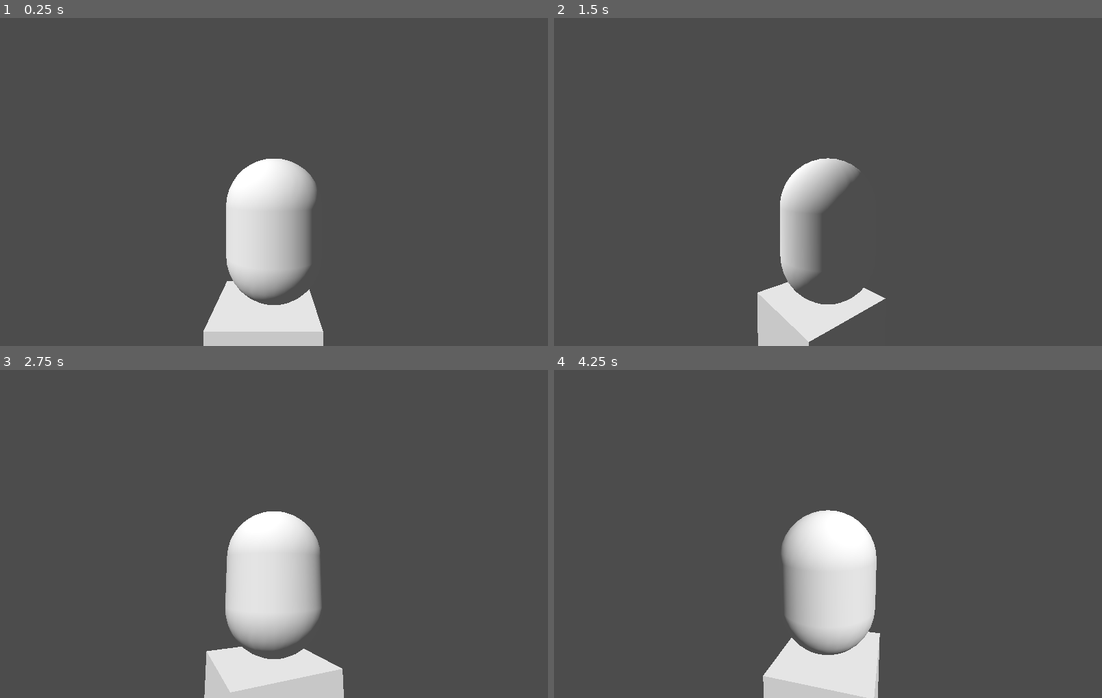
Above: before the commit, frames 1-4 (two rows, left to right).
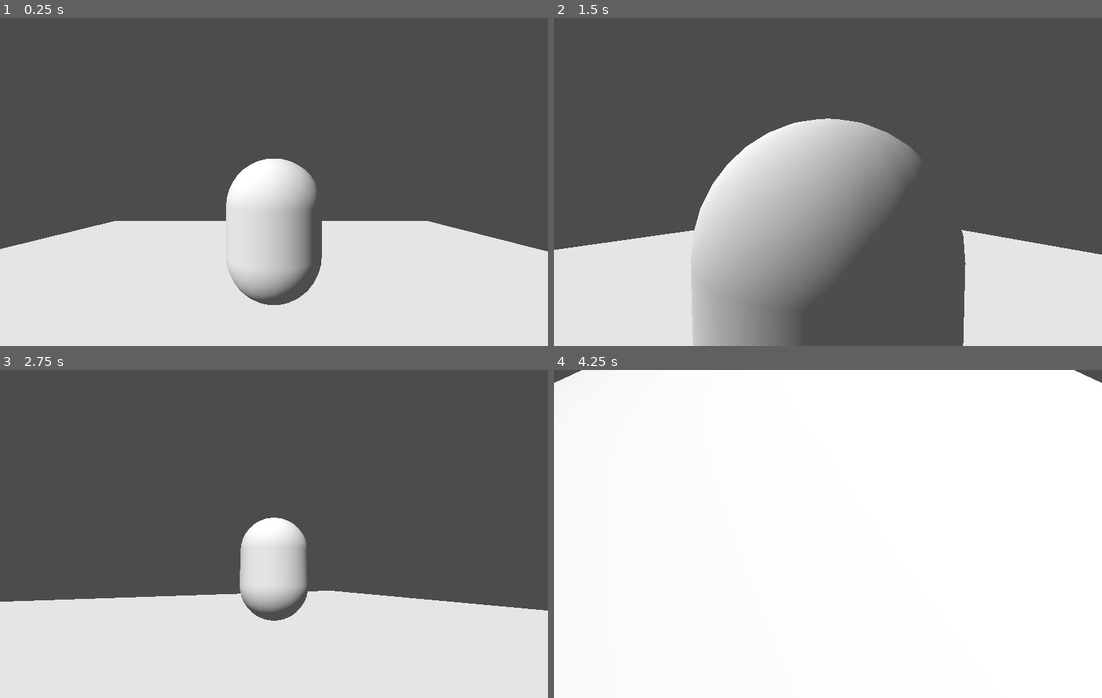
Above: after the commit, the same moments.

Repository: MasterKitten/Kick-Start-Game-Creation
Game: Godot game, scene res://Examples/3D Platformer Example.tscn
The game is run twice, just before and just after one commit, with the same random seed, the same clock (stepped at 60 frames per second) and the same inputs. This scene is started directly instead of the project's main scene.
Inputs (mouse positions are in pixels of both pictures, inside the frame that each line leads up to):
- Up to frame 1 (0.25 s): no input
- Up to frame 2 (1.5 s): tap Enter at 0.5 s; move the mouse to (855, 182) at 0.52 s; hold Shift (Run, bound only after the commit) 0.53-1.28 s; hold Q (Left_Head_Uppercut) from 0.53 s (still down); tap Space (Jump3D, bound only after the commit) at 0.77, 1.07 s; tap Mouse wheel up (Zoom_In, bound only after the commit) at 0.8, 1.35 s; move the mouse to (800, 182) at 1.27 s
- Up to frame 3 (2.75 s): keep holding Q (Left_Head_Uppercut); tap Space (Jump3D, bound only after the commit) at 1.52, 1.82, 2.3 s; tap Mouse wheel down (Zoom_Out, bound only after the commit) at 1.55 s; move the mouse to (284, 527) at 2.02 s; hold Mouse wheel down (Zoom_Out, bound only after the commit) from 2.03 s (still down)
- Up to frame 4 (4.25 s): keep holding Q (Left_Head_Uppercut); move the mouse to (822, 540) at 2.77 s; release Mouse wheel down (Zoom_Out, bound only after the commit) at 2.78 s; tap Space (Jump3D, bound only after the commit) at 2.85, 3.02, 3.32, 3.77, 4.07 s; tap Shift (Run, bound only after the commit) at 3.05 s; move the mouse to (866, 537) at 3.52 s; hold Mouse wheel up (Zoom_In, bound only after the commit) from 3.53 s (still down); click (866, 537) at 3.6 s

The runs differ from the first frame. In frame 1, 30% of the frame differs, in the area x 0-100%, y 61-100%; in frame 2, 34%; in frame 3, 30%; in frame 4, 96%, in the area x 0-100%, y 0-100%.

Commit message:
Bug Fix & Zoom
For 3D Platformer, did a few bug fixes and made a zoom function.

Diff:
--- a/Kick-Start Game Creation/3D Scene/3D Platformer/Script/PlatformerPlayer.gd
+++ b/Kick-Start Game Creation/3D Scene/3D Platformer/Script/PlatformerPlayer.gd
@@ -2,8 +2,11 @@
 
 export(float) var Speed = 8.0
 export(float) var RunMultiplier = 1.5
-export(float) var Gravity = 4
-export(float) var JumpStrength = 50
+export(float) var Gravity = 4.0
+export(float) var JumpStrength = 50.0
+
+export(float) var MaxZoomIn = 0.0
+export(float) var MaxZoomOut = 20.0
 
 var Velocity = Vector3(0, 0, 0)
 var CameraMovement = Vector3(0, 0, 0)
@@ -21,8 +24,14 @@
 			Axis.rotation_degrees.x = 80
 		if Axis.rotation_degrees.x <= -80:
 			Axis.rotation_degrees.x = -80
+	if Input.get_action_strength("Zoom_In"):
+		if Axis.get_node("Camera").translation.z > MaxZoomIn:
+			Axis.get_node("Camera").translation.z -= 1
+	if Input.get_action_strength("Zoom_Out"):
+		if Axis.get_node("Camera").translation.z < MaxZoomOut:
+			Axis.get_node("Camera").translation.z += 1
 
-func _physics_process(delta):
+func _physics_process(_delta):
 	# WHY DOES THIS WORK BUT THE OTHER SH*T DESIDES TO GO _spin_ LIKE WHAT!? sorry for stealing code, I really tried.
 	Velocity = Vector3((Input.get_action_strength("Right") - Input.get_action_strength("Left")), Velocity.y, (Input.get_action_strength("Down") - Input.get_action_strength("Up")))
 	Velocity = Velocity.rotated(Vector3.UP, self.global_transform.basis.get_euler().y)
--- a/Kick-Start Game Creation/Examples/3D Platformer Example.tscn
+++ b/Kick-Start Game Creation/Examples/3D Platformer Example.tscn
@@ -12,6 +12,7 @@
 transform = Transform( 0.707107, 0.5, -0.5, 0, 0.707107, 0.707107, 0.707107, -0.5, 0.5, 1.19209e-07, 1.14456, 2.11087 )
 
 [node name="StaticBody" type="StaticBody" parent="."]
+transform = Transform( 10, 0, 0, 0, 1, 0, 0, 0, 10, 0, 0, 0 )
 
 [node name="CollisionShape" type="CollisionShape" parent="StaticBody"]
 shape = SubResource( 1 )
@@ -20,4 +21,4 @@
 mesh = SubResource( 2 )
 
 [node name="PlatformerPlayer" parent="." instance=ExtResource( 1 )]
-transform = Transform( 1, 0, 0, 0, 1, 0, 0, 0, 1, 0.179852, 2.24972, -0.0839943 )
+transform = Transform( 1, 0, 0, 0, 1, 0, 0, 0, 1, 0.179852, 2.84457, -0.0839943 )
--- a/Kick-Start Game Creation/project.godot
+++ b/Kick-Start Game Creation/project.godot
@@ -12,7 +12,7 @@
 
 config/name="Kick- Start Game Creation"
 run/main_scene="res://Control For Game.tscn"
-config/icon="res://Default/icon.png"
+config/icon="res://icon.png"
 
 [display]
 
@@ -77,6 +77,26 @@
 "events": [ Object(InputEventKey,"resource_local_to_scene":false,"resource_name":"","device":0,"alt":false,"shift":false,"control":false,"meta":false,"command":false,"pressed":false,"scancode":0,"physical_scancode":68,"unicode":0,"echo":false,"script":null)
  ]
 }
+Zoom_In={
+"deadzone": 0.5,
+"events": [ Object(InputEventMouseButton,"resource_local_to_scene":false,"resource_name":"","device":-1,"alt":false,"shift":false,"control":false,"meta":false,"command":false,"button_mask":0,"position":Vector2( 0, 0 ),"global_position":Vector2( 0, 0 ),"factor":1.0,"button_index":4,"pressed":false,"doubleclick":false,"script":null)
+ ]
+}
+Zoom_Out={
+"deadzone": 0.5,
+"events": [ Object(InputEventMouseButton,"resource_local_to_scene":false,"resource_name":"","device":-1,"alt":false,"shift":false,"control":false,"meta":false,"command":false,"button_mask":0,"position":Vector2( 0, 0 ),"global_position":Vector2( 0, 0 ),"factor":1.0,"button_index":5,"pressed":false,"doubleclick":false,"script":null)
+ ]
+}
+Jump3D={
+"deadzone": 0.5,
+"events": [ Object(InputEventKey,"resource_local_to_scene":false,"resource_name":"","device":0,"alt":false,"shift":false,"control":false,"meta":false,"command":false,"pressed":false,"scancode":0,"physical_scancode":32,"unicode":0,"echo":false,"script":null)
+ ]
+}
+Run={
+"deadzone": 0.5,
+"events": [ Object(InputEventKey,"resource_local_to_scene":false,"resource_name":"","device":0,"alt":false,"shift":false,"control":false,"meta":false,"command":false,"pressed":false,"scancode":0,"physical_scancode":16777237,"unicode":0,"echo":false,"script":null)
+ ]
+}
 
 [physics]
 
